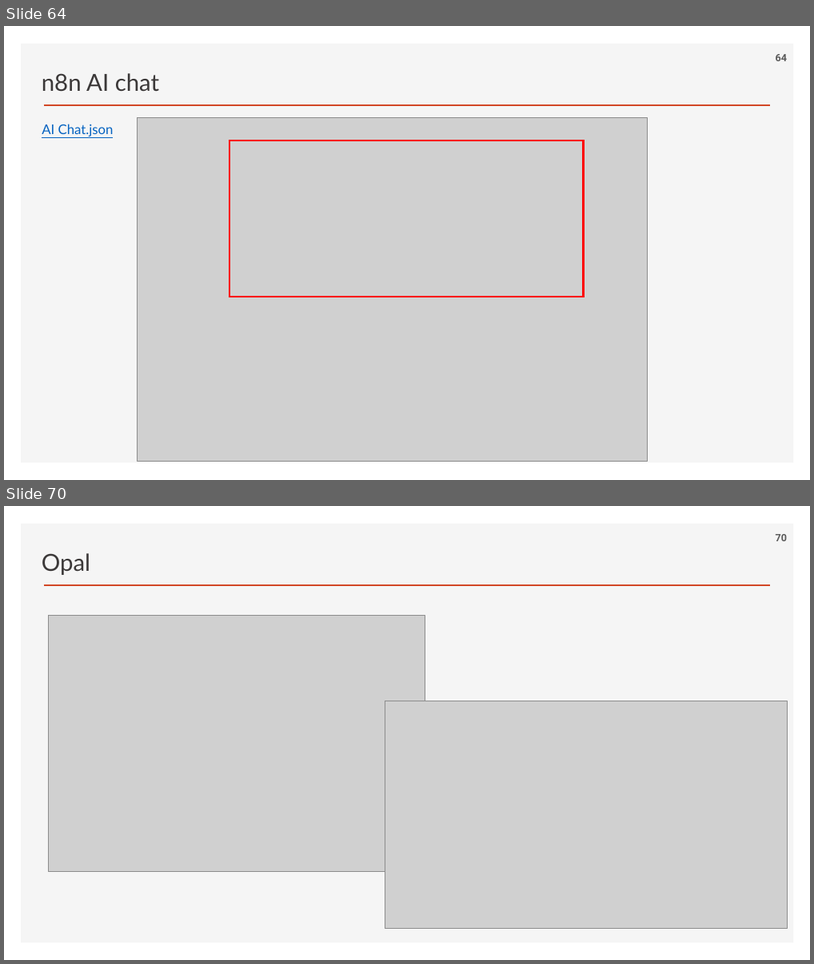
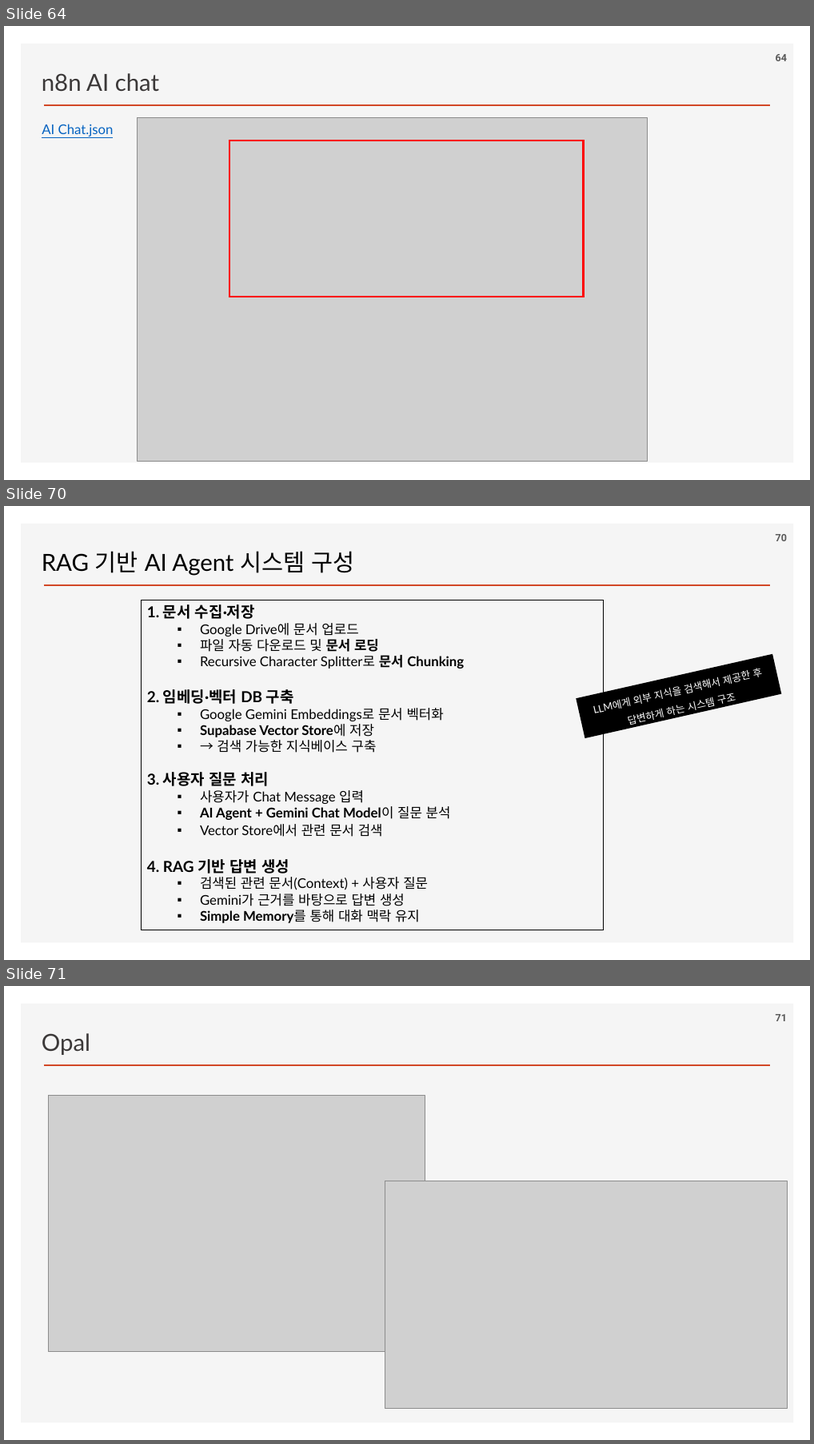
Before and after one commit to ancestor9/2026_Fall_AI-Workflow, a slide deck: PPTs/02_AI Workflow_n8n.pptx. Shown one above the other, each under a label of ours: slides 64 and 70 before the commit, slides 64, 70 and 71 after it; the slides between them are not shown. The pictures are 814x964 and 814x1444 pixels, drawn with LibreOffice and Linux fonts; fonts in the diff are those of the drawing; grey boxes stand for pictures; background and template pictures are left out. Boxes give left, top, right and bottom in pixels: in the first picture for what was removed or moved away, otherwise in the second. Text is boxed around its words. In the diff, an @@ line names an element or a change of style, - is before the commit and + after.

```diff
--- a/PPTs/02_AI Workflow_n8n.pptx
+++ b/PPTs/02_AI Workflow_n8n.pptx
@@ slide 70 added at <box>4,506,810,960</box>, background #FFFFFF; not listed: 2 template elements that a slide beside it also shows @@
@@ text added at <box>42,551,354,575</box>, 28 pt, text #000000 @@
+RAG 기반 AI Agent 시스템 구성
@@ page number added at <box>776,534,787,541</box>, 12 pt, text #595959, bold @@
+70
@@ rectangle added at <box>142,600,603,929</box>, outline #000000 0.75 pt, 16 pt, text #000000 @@
+1. 문서 수집·저장
+  ▪ Google Drive에 문서 업로드
+  ▪ 파일 자동 다운로드 및 문서 로딩
+  ▪ Recursive Character Splitter로 문서 Chunking
+2. 임베딩·벡터 DB 구축
+  ▪ Google Gemini Embeddings로 문서 벡터화
+  ▪ Supabase Vector Store에 저장
+  ▪ → 검색 가능한 지식베이스 구축
+3. 사용자 질문 처리
+  ▪ 사용자가 Chat Message 입력
+  ▪ AI Agent + Gemini Chat Model이 질문 분석
+  ▪ Vector Store에서 관련 문서 검색
+4. RAG 기반 답변 생성
+  ▪ 검색된 관련 문서(Context) + 사용자 질문
+  ▪ Gemini가 근거를 바탕으로 답변 생성
+  ▪ Simple Memory를 통해 대화 맥락 유지
@@ rectangle added at <box>576,654,782,738</box>, fill #000000, 12 pt, text #FFFFFF @@
+LLM에게 외부 지식을 검색해서 제공한 후 답변하게 하는 시스템 구조
@@ what was slide 70 is now slide 71 @@
@@ page number at <box>776,1014,787,1021</box>: text changed @@
-70
+71
```
Also in this commit, not shown: 7 slides changed, 1 other slide added.
